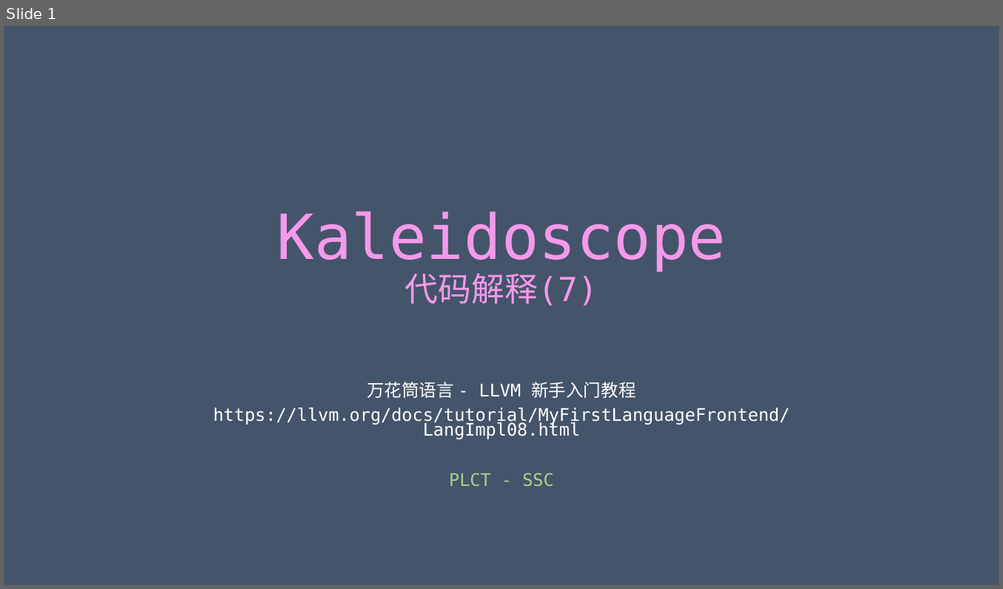
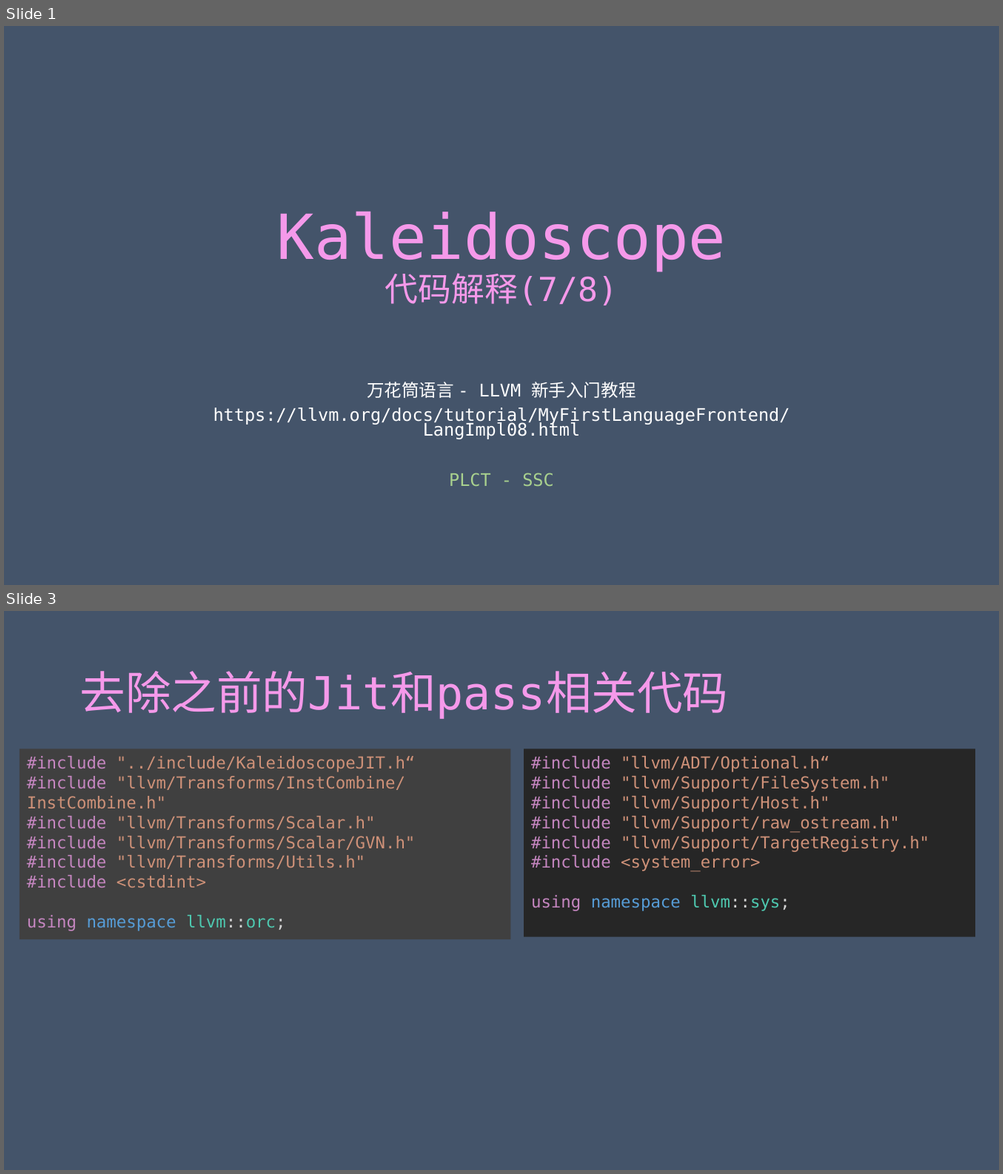
Before and after one commit to achieveartificialintelligence/download, a slide deck: Kaleidoscope/Ch8/Kaleidoscope.pptx. Shown one above the other, each under a label of ours: slide 1 before the commit, slides 1 and 3 after it; the slides between them are not shown. The pictures are 1003x589 and 1003x1174 pixels, drawn with LibreOffice and Linux fonts; fonts in the diff are those of the drawing. Boxes give left, top, right and bottom in pixels: in the first picture for what was removed or moved away, otherwise in the second. Text is boxed around its words. In the diff, an @@ line names an element or a change of style, - is before the commit and + after.

```diff
--- a/Kaleidoscope/Ch8/Kaleidoscope.pptx
+++ b/Kaleidoscope/Ch8/Kaleidoscope.pptx
@@ slide 3 added at box(4, 611, 999, 1170), background #44546A @@
@@ title added at box(79, 671, 728, 719), 44 pt, text gradient #F599EA to #89D1EB @@
+去除之前的Jit和pass相关代码
@@ rectangle added at box(20, 749, 511, 940), fill #404040, 16 pt, text #CE9178 @@
+#include "../include/KaleidoscopeJIT.h“
+#include "llvm/Transforms/InstCombine/InstCombine.h"
+#include "llvm/Transforms/Scalar.h"
+#include "llvm/Transforms/Scalar/GVN.h"
+#include "llvm/Transforms/Utils.h"
+#include <cstdint>
+using namespace llvm::orc;
@@ rectangle added at box(524, 749, 976, 937), fill #262626, 16 pt, text #CE9178 @@
+#include "llvm/ADT/Optional.h“
+#include "llvm/Support/FileSystem.h"
+#include "llvm/Support/Host.h"
+#include "llvm/Support/raw_ostream.h"
+#include "llvm/Support/TargetRegistry.h"
+#include <system_error>
+using namespace llvm::sys;
@@ slide 1 changed as well @@
@@ title at box(277, 211, 726, 306): text changed @@
-Kaleidoscope
-代码解释(7)
+Kaleidoscope
+代码解释(7/8)
```
Also in this commit, not shown: 6 other slides added.
